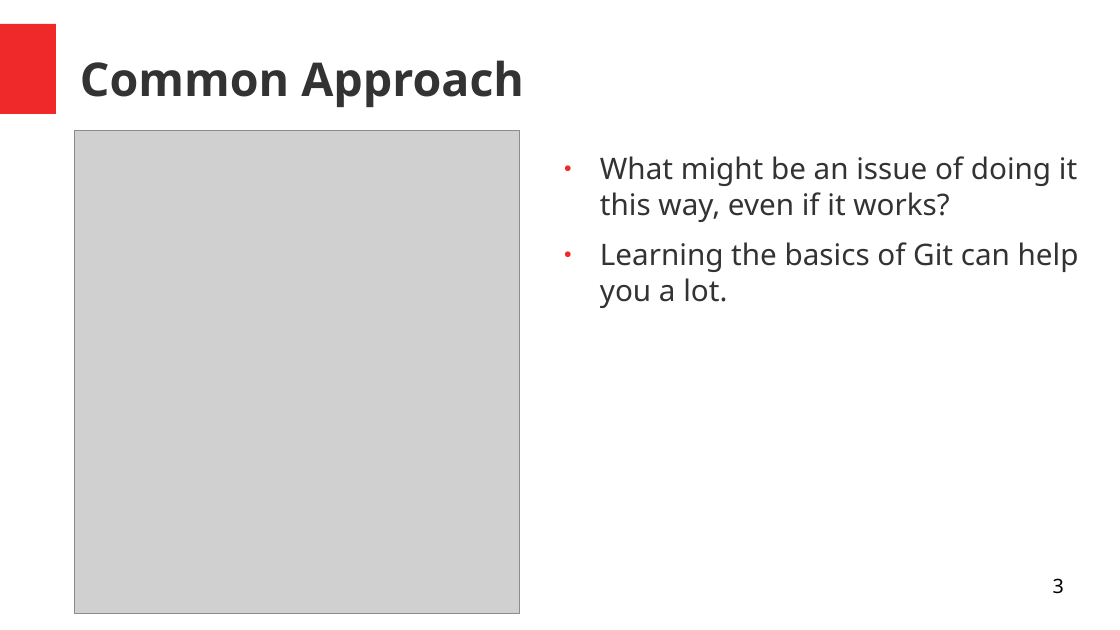
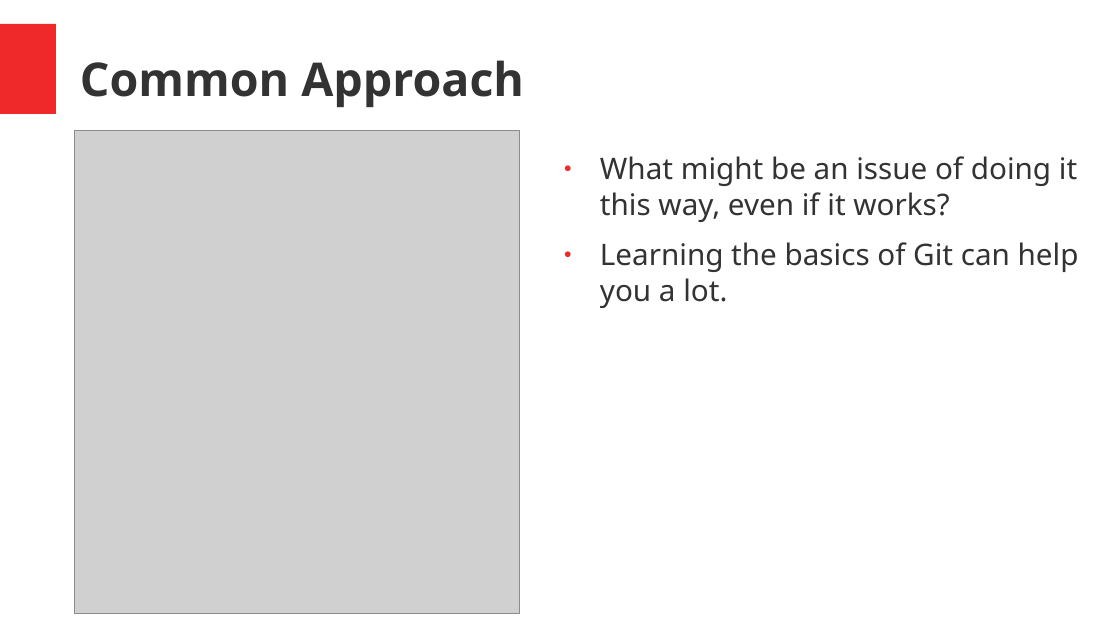
Before and after one commit to jdockerty/git-workshop, a slide deck: slide 3 of presentation/git-fundamentals-networkchuck.odp. Drawn at 1120x630 pixels with LibreOffice and Linux fonts; fonts in the diff are those of the drawing; grey boxes stand for pictures. Boxes give left, top, right and bottom in pixels: in the first picture for what was removed or moved away, otherwise in the second. Text is boxed around its words. In the diff, an @@ line names an element or a change of style, - is before the commit and + after.

```diff
--- a/presentation/git-fundamentals-networkchuck.odp
+++ b/presentation/git-fundamentals-networkchuck.odp
@@ page number removed at [1053,578,1064,594] @@
-3
```
Also in this commit, not shown: 6 other slides changed.
